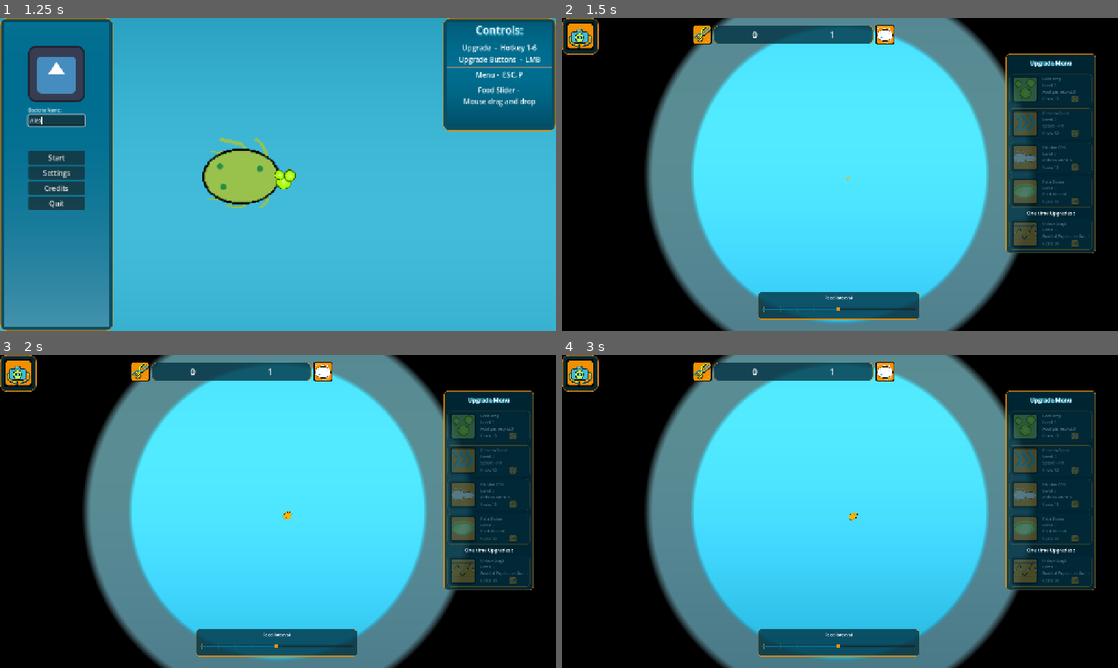
Above: before the commit, frames 1-4 (two rows, left to right).
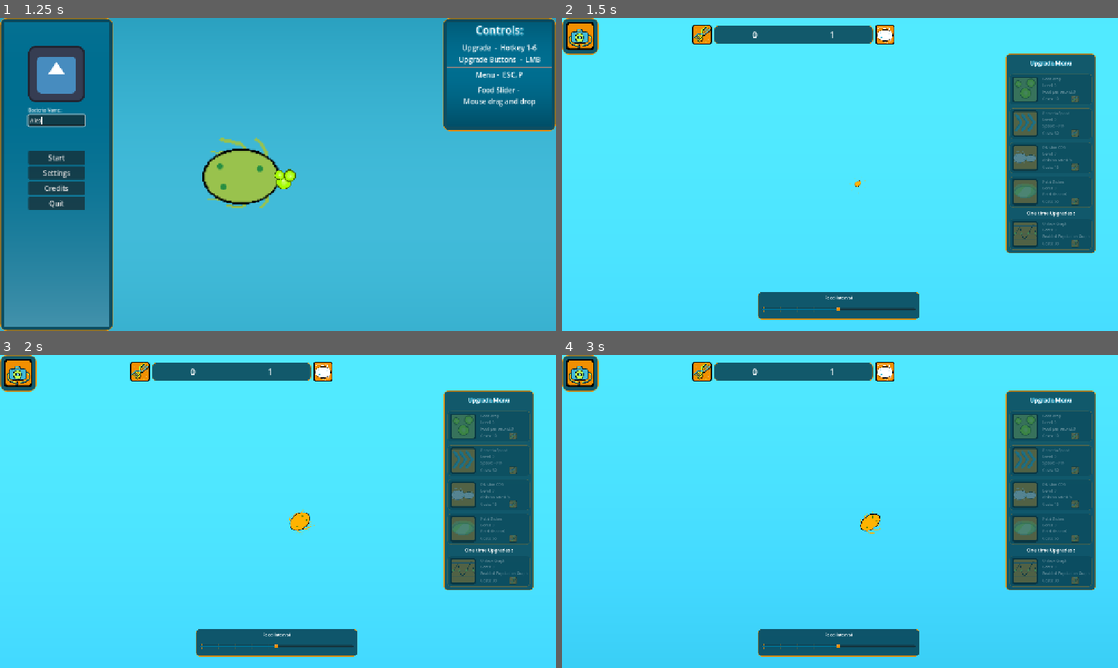
Above: after the commit, the same moments.

Repository: MisterIXI/chili-code-jam-4
Game: Godot game, scene res://entities/game/intro_scene.tscn
Two runs of this game, one before a commit and one after it. Both use one fixed random seed, a clock stepped at 60 frames per second and the inputs below. The engine's default icon, where the game draws it, is replaced by a stand-in: a white triangle on a blue panel in a dark square.
Inputs (mouse positions are in pixels of both pictures, inside the frame that each line leads up to):
- Up to frame 1 (1.25 s): click (55, 121) at 0.52 s; type "Alex" at 0.6 s
- Up to frame 2 (1.5 s): click "Start" at 1.25 s
- Up to frame 3 (2 s): no input
- Up to frame 4 (3 s): move the mouse to (578, 373) at 2.02 s; tap 1 (hotkey_1) at 2.1, 2.85 s; click (578, 373) at 2.17 s; move the mouse to (756, 370) at 2.77 s; click (756, 370) at 2.92 s

Frame 1 is identical in both runs. In frame 2, 57% of the frame differs, in the area x 0-100%, y 0-100%; in frame 3, 57%; in frame 4, 57%.

Commit message:
follow cam prepared

Diff:
--- /dev/null
+++ b/entities/game/follow_cam.gd
@@ -0,0 +1,45 @@
+class_name FollowCam
+extends Camera2D
+@onready var spawn_mgr: Spawn_Manager = Spawn_Manager.singleton
+var target: Node2D = null
+var is_following: bool = false
+var zoom_tweener: Tween
+var close_bacterias: Array[SmartBacteria] = []
+
+
+func toggle_follow() -> void:
+	is_following = not is_following
+	if not is_following:
+		global_position = Vector2.ZERO
+		zoom_to_tweener(Vector2.ONE * 0.345)
+	else:
+		zoom_to_tweener(Vector2.ONE * 0.8)
+
+func _process(_delta):
+	if not is_following:
+		return
+	if target:
+		global_position = target.global_position
+	else:
+		target = close_bacterias.reduce(
+			func(accum, x):
+				if global_position.distance_squared_to(x.global_position) < global_position.distance_squared_to(accum.global_position):
+					return x
+				else:
+					return accum)
+
+func zoom_to_tweener(target_zoom: Vector2) -> void:
+	if zoom_tweener:
+		zoom_tweener.kill()
+	zoom_tweener = create_tween()
+	zoom_tweener.tween_property(self, "zoom", target_zoom, 0.5)
+
+func _on_area_2d_body_entered(body: Node2D) -> void:
+	if body is SmartBacteria:
+		close_bacterias.append(body)
+
+func _on_area_2d_body_exited(body: Node2D) -> void:
+	if body is SmartBacteria:
+		var index = close_bacterias.find(body)
+		if index != -1:
+			close_bacterias.remove_at(index)
--- a/entities/game/game_scene.tscn
+++ b/entities/game/game_scene.tscn
@@ -1,6 +1,7 @@
 [gd_scene format=3 uid="uid://dflk0lvknsnft"]
 
 [ext_resource type="Material" uid="uid://i7r7rm4i8ve8" path="res://shaders/shader_material_background.tres" id="1_bjl4v"]
+[ext_resource type="Script" uid="uid://3wwa7ejnfe0a" path="res://entities/game/follow_cam.gd" id="2_bjl4v"]
 [ext_resource type="PackedScene" uid="uid://bkyt3dnhvyv6a" path="res://entities/bacteria/spawn_manager.tscn" id="2_h5h23"]
 
 [sub_resource type="Gradient" id="Gradient_bjl4v"]
@@ -13,6 +14,9 @@
 height = 1024
 fill = 1
 fill_from = Vector2(0.5, 0.5)
+
+[sub_resource type="CircleShape2D" id="CircleShape2D_h5h23"]
+radius = 250.0
 
 [sub_resource type="PhysicsMaterial" id="PhysicsMaterial_plbgc"]
 friction = 0.0
@@ -105,7 +109,16 @@
 texture = SubResource("GradientTexture2D_h5h23")
 
 [node name="Camera2D" type="Camera2D" parent="." unique_id=7263727]
-zoom = Vector2(0.345, 0.345)
+zoom = Vector2(0.8, 0.8)
+script = ExtResource("2_bjl4v")
+
+[node name="Area2D" type="Area2D" parent="Camera2D" unique_id=1692959176]
+collision_layer = 0
+collision_mask = 4
+
+[node name="CollisionShape2D" type="CollisionShape2D" parent="Camera2D/Area2D" unique_id=564075104]
+shape = SubResource("CircleShape2D_h5h23")
+debug_color = Color(0.9, 0, 0.76499987, 0.09411765)
 
 [node name="DirectionalLight2D" type="DirectionalLight2D" parent="." unique_id=581378378]
 energy = 0.25
Not shown, added: entities/game/follow_cam.gd.uid
